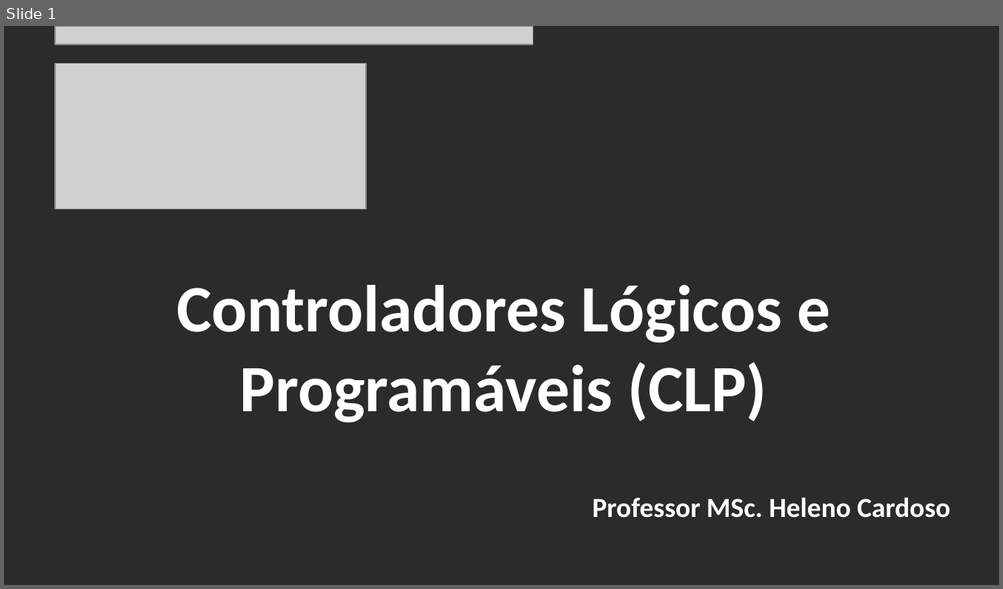
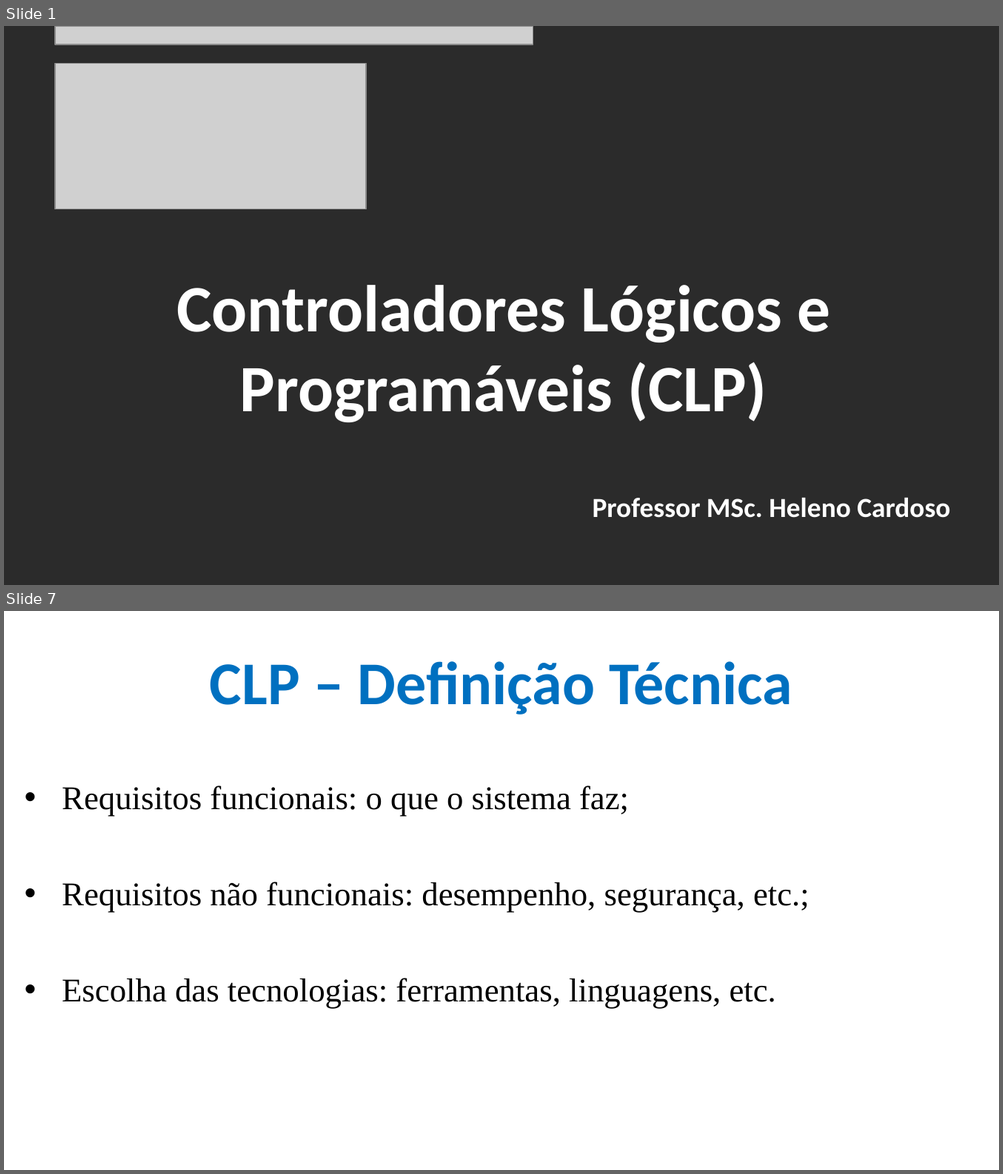
Before and after one commit to CloudEducationBrazil/WydenUniRuyControladoresLogicosProgCLP, a slide deck: 01 Classes/Aula10 - CLP - Recomendações Projetos Supervisórios.pptx. Shown one above the other, each under a label of ours: slide 1 before the commit, slides 1 and 7 after it; the slides between them are not shown. The pictures are 1003x589 and 1003x1174 pixels, drawn with LibreOffice and Linux fonts; fonts in the diff are those of the drawing; grey boxes stand for pictures; background and template pictures are left out; a plain dark background stands for a picture behind light text. Boxes give left, top, right and bottom in pixels: in the first picture for what was removed or moved away, otherwise in the second. Text is boxed around its words. In the diff, an @@ line names an element or a change of style, - is before the commit and + after.

```diff
--- a/01 Classes/Aula10 - CLP - Recomendações Projetos Supervisórios.pptx
+++ b/01 Classes/Aula10 - CLP - Recomendações Projetos Supervisórios.pptx
@@ slide 7 added at [4,611,999,1170], background picture (left out) @@
@@ title added at [210,661,792,715], 44 pt, text #0070C0, bold @@
+CLP – Definição Técnica
@@ text added at [62,786,809,1009], 24 pt, text #000000 @@
+• Requisitos funcionais: o que o sistema faz;
+• Requisitos não funcionais: desempenho, segurança, etc.;
+• Escolha das tecnologias: ferramentas, linguagens, etc.
```
Also in this commit, not shown: 6 slides changed, 12 other slides added, 1 other file.
